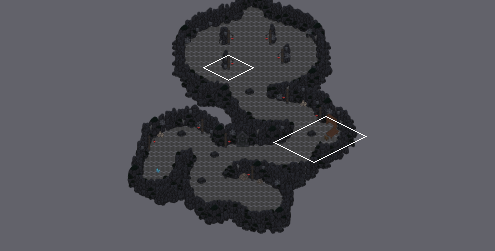
A Tiled map gets an edit: assets/mapa/map_cave.tmx. The picture above shows the old version from afar; the outline marks the close-up.
Close-up. Before the edit:
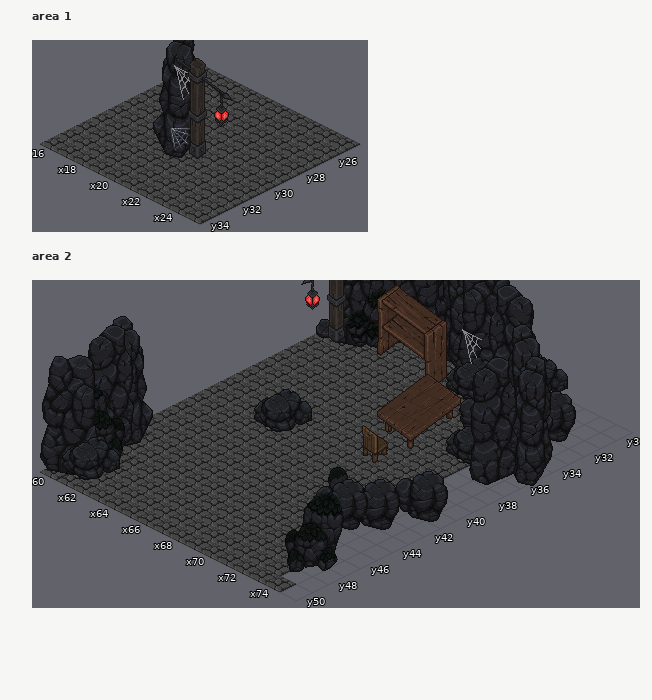
Cells are 32x16 px. Isometric: x runs down to the right, y down to the left. Shown: area 1 x 16..25, y 25..34; area 2 x 60..75, y 30..50. The commit also changed other parts of the map, which this record leaves out.
Now the later version:
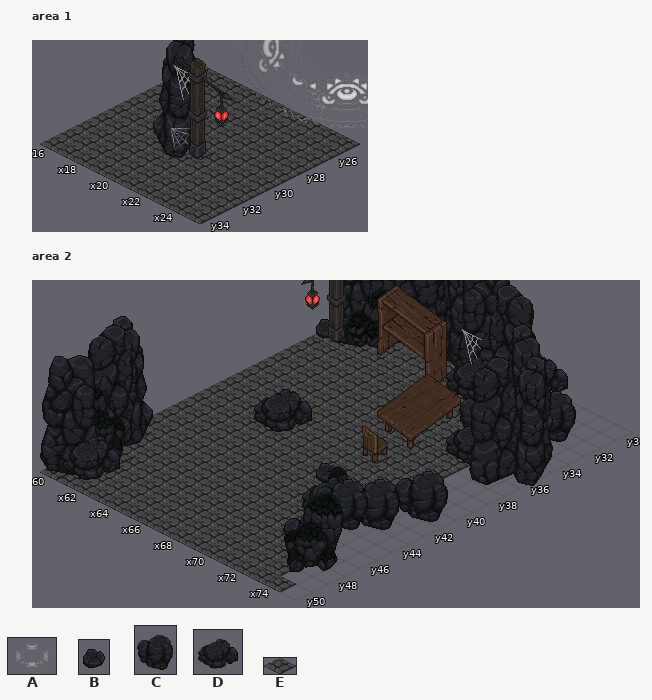
Key: from "Objetos_Cenario": A 54 "WraithIsland_FX_MoraineR"; from "Pedras": B 5 "WraithIsland_Nature_Rock", C 8 "WraithIsland_Nature_Rock", D 9 "WraithIsland_Nature_Rock"; from "chao_cave_out": E 0.
_ is an empty cell.
Tiles of an added or newly shown layer are drawn over the layers below it.
The edit:
Layer "simbolos_sala_boss" (added), area 1:
Tile A is added in row 28 at x 21.
Layer "limites_mapa", area 1:
Tile E is added in row 30 at x 21.
Layer "limites_mapa", area 2:
Tile E is added in row 33 at x 62; in row 37 at x 69; in row 39 at x 69.
Layer "paredes", area 2:
Tile B is added in row 42 at x 69.
Tile C is added in row 48 at x 73.
Tile D is added in row 45 at x 71.
Pixel boxes of the changes (left, top, right, bottom) in both close-ups:
added: (186, 40, 368, 160)
added: (344, 346, 375, 360)
added: (283, 432, 424, 541)
